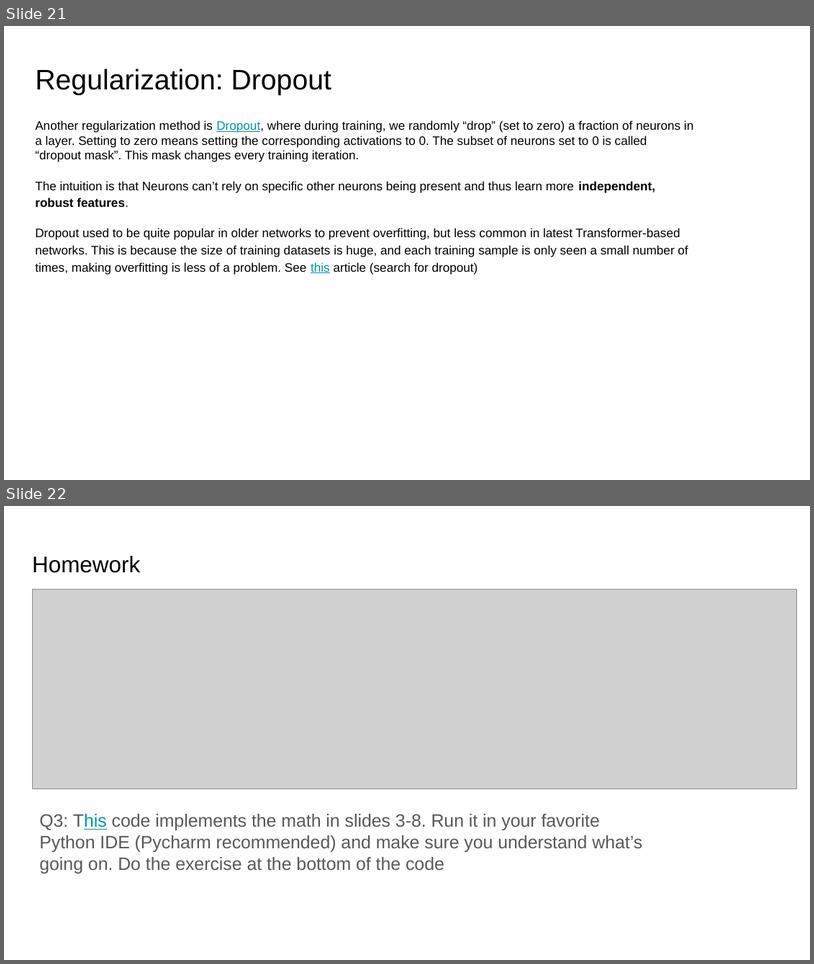
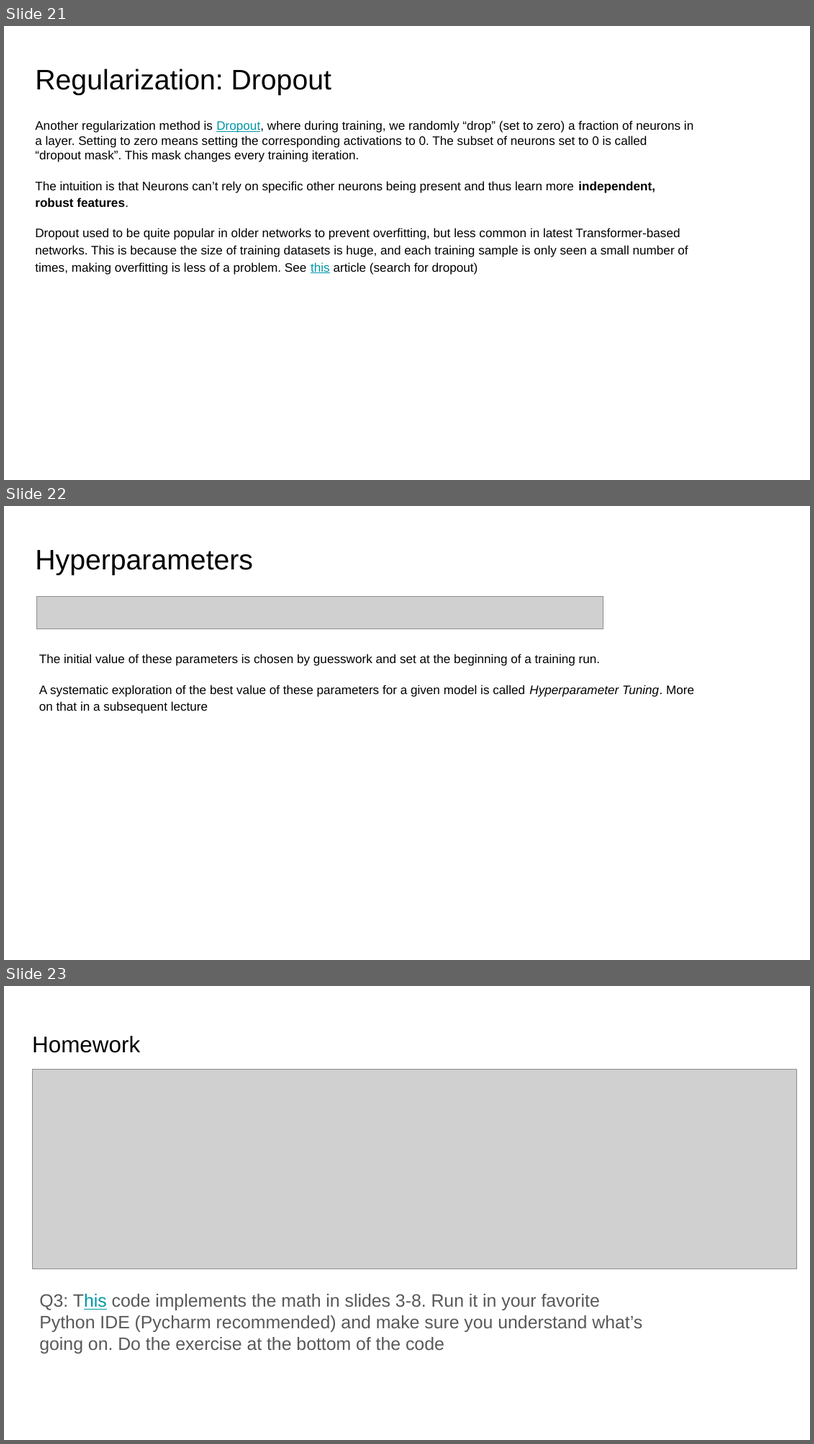
Before and after one commit to ankur6ue/deep-learning-course, a slide deck: class_2/deep_learning_course_class_2.pptx. Shown one above the other, each under a label of ours: slides 21 and 22 before the commit, slides 21, 22 and 23 after it. The pictures are 814x964 and 814x1444 pixels, drawn with LibreOffice and Linux fonts; fonts in the diff are those of the drawing; grey boxes stand for pictures. Boxes give left, top, right and bottom in pixels: in the first picture for what was removed or moved away, otherwise in the second. Text is boxed around its words. In the diff, an @@ line names an element or a change of style, - is before the commit and + after.

```diff
--- a/class_2/deep_learning_course_class_2.pptx
+++ b/class_2/deep_learning_course_class_2.pptx
@@ slide 22 added at (4,506,810,960), background #FFFFFF @@
@@ title added at (35,550,253,575), 25.2 pt, text #000000 @@
+Hyperparameters
@@ picture added at (37,596,604,629) @@
@@ text added at (39,654,694,713), 11 pt, text #000000 @@
+The initial value of these parameters is chosen by guesswork and set at the beginning of a training run.
+A systematic exploration of the best value of these parameters for a given model is called Hyperparameter Tuning. More on that in a subsequent lecture
@@ what was slide 22 is now slide 23 @@
```
Also in this commit, not shown: 4 slides changed, 2 other slides added, 1 slide removed, 8 other files.
